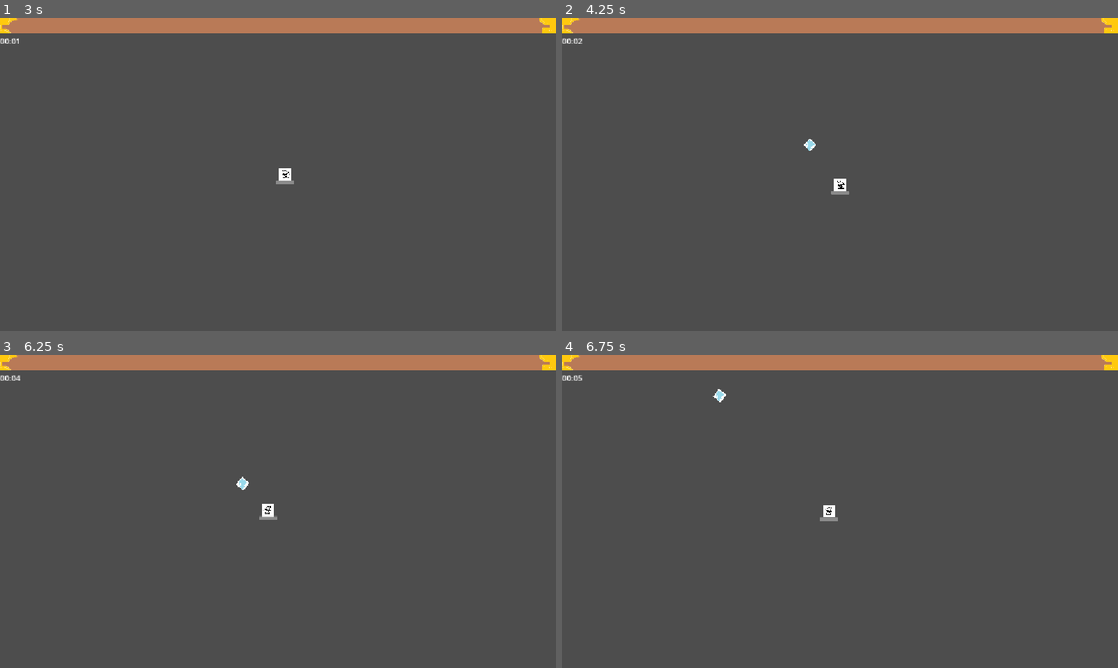
Above: before the commit, frames 1-4 (two rows, left to right).
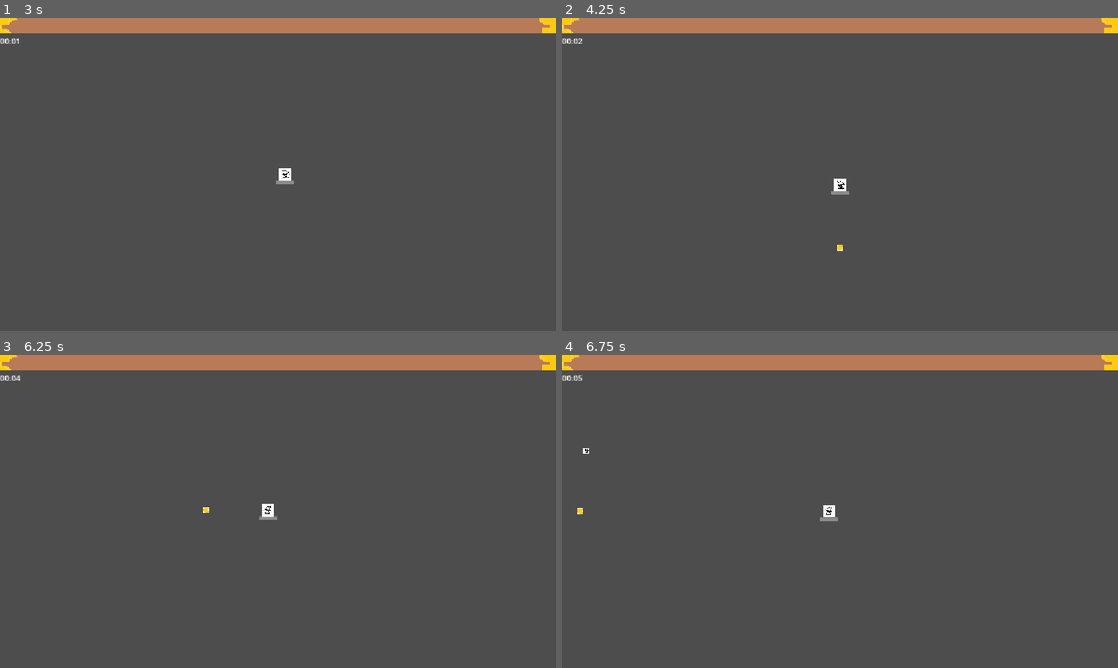
Above: after the commit, the same moments.

Repository: flowerFawn/XP-Based-Leveling
Game: Godot game, scene res://scenes/menu/main_menu.tscn
The game is run twice, just before and just after one commit, with the same random seed, the same clock (stepped at 60 frames per second) and the same inputs. The engine's default icon, where the game draws it, is replaced by a stand-in: a white triangle on a blue panel in a dark square. Sound files missing from this copy of the repository are replaced by a short silence.
Inputs (mouse positions are in pixels of both pictures, inside the frame that each line leads up to):
- Up to frame 1 (3 s): click (105, 115) at 0.5 s; click (166, 55) at 1.25 s; click "Begin!" at 2 s; tap Enter at 2.75 s; hold D (player_right) from 2.78 s (still down)
- Up to frame 2 (4.25 s): release D (player_right) at 3.53 s; hold S (player_down) from 3.53 s (still down)
- Up to frame 3 (6.25 s): release S (player_down) at 4.28 s; hold D (player_right) 4.28-5.03 s; tap Space at 5 s; hold W (player_up) 5.03-5.78 s; hold A (player_left) from 5.78 s (still down)
- Up to frame 4 (6.75 s): keep holding A (player_left)

Frame 1 is identical in both runs. In frame 2, less than 0.1% of the frame differs, in the area x 43-51%, y 38-75%; in frame 3, less than 0.1%; in frame 4, less than 0.1%, in the area x 2-30%, y 10-51%.

Commit message:
added offset, and improved ability chance calculations
chance for an ability is now based on (the reciprocal of) the square root of level, rather than (the reciprocal of) the level

Diff:
--- a/resources/ability pools/archmage.tres
+++ b/resources/ability pools/archmage.tres
@@ -1,15 +1,16 @@
-[gd_resource type="Resource" script_class="AbilityPool" load_steps=9 format=3 uid="uid://bwwyvlsexinen"]
+[gd_resource type="Resource" script_class="AbilityPool" load_steps=10 format=3 uid="uid://bwwyvlsexinen"]
 
 [ext_resource type="Script" uid="uid://i4vxs0c4oet7" path="res://scripts/resources/base resources/player_ability.gd" id="1_xsy38"]
 [ext_resource type="Script" uid="uid://cppbyt13invqd" path="res://scripts/resources/base resources/ability_pool.gd" id="2_8mi3s"]
-[ext_resource type="Resource" uid="uid://ciomfgvjduepp" path="res://resources/spell/bolt_1.tres" id="2_leepg"]
+[ext_resource type="Resource" uid="uid://ciomfgvjduepp" path="res://resources/spell/magic_missile_1.tres" id="2_b3faa"]
 [ext_resource type="Resource" uid="uid://7vmgb80p33sl" path="res://resources/spell/shard_1.tres" id="3_b3faa"]
 [ext_resource type="Resource" uid="uid://bb3wur6d4qxcf" path="res://resources/spell/windslash_1.tres" id="4_ootwi"]
 [ext_resource type="Resource" uid="uid://buu4u5w3e3yf3" path="res://resources/magic_items/bnb_handbook_1.tres" id="5_sbktm"]
 [ext_resource type="Resource" uid="uid://fdx6pmmkh50r" path="res://resources/magic_items/teachers_pet_1.tres" id="6_nowvb"]
 [ext_resource type="Resource" uid="uid://cnpu8eq5ibo8b" path="res://resources/magic_items/crystal_collection_1.tres" id="7_wmgg2"]
+[ext_resource type="Resource" uid="uid://cbh1n057q23bg" path="res://resources/spell/firebolt_1.tres" id="8_ootwi"]
 
 [resource]
 script = ExtResource("2_8mi3s")
-abilities = Array[ExtResource("1_xsy38")]([ExtResource("2_leepg"), ExtResource("3_b3faa"), ExtResource("4_ootwi"), ExtResource("5_sbktm"), ExtResource("6_nowvb"), ExtResource("7_wmgg2")])
+abilities = Array[ExtResource("1_xsy38")]([ExtResource("2_b3faa"), ExtResource("3_b3faa"), ExtResource("4_ootwi"), ExtResource("5_sbktm"), ExtResource("6_nowvb"), ExtResource("7_wmgg2"), ExtResource("8_ootwi")])
 metadata/_custom_type_script = "uid://cppbyt13invqd"
--- a/resources/ability pools/standard.tres
+++ b/resources/ability pools/standard.tres
@@ -1,15 +1,16 @@
-[gd_resource type="Resource" script_class="AbilityPool" load_steps=9 format=3 uid="uid://bpa7drmk0sban"]
+[gd_resource type="Resource" script_class="AbilityPool" load_steps=10 format=3 uid="uid://bpa7drmk0sban"]
 
 [ext_resource type="Script" uid="uid://i4vxs0c4oet7" path="res://scripts/resources/base resources/player_ability.gd" id="1_yyggw"]
 [ext_resource type="Script" uid="uid://cppbyt13invqd" path="res://scripts/resources/base resources/ability_pool.gd" id="2_8tfyf"]
 [ext_resource type="Resource" uid="uid://7vmgb80p33sl" path="res://resources/spell/shard_1.tres" id="2_y8ce4"]
-[ext_resource type="Resource" uid="uid://ciomfgvjduepp" path="res://resources/spell/bolt_1.tres" id="3_in45v"]
+[ext_resource type="Resource" uid="uid://ciomfgvjduepp" path="res://resources/spell/magic_missile_1.tres" id="3_in45v"]
 [ext_resource type="Resource" uid="uid://dh4308dsgb1xc" path="res://resources/spell/earthquake_1.tres" id="4_mqlwa"]
 [ext_resource type="Resource" uid="uid://bb3wur6d4qxcf" path="res://resources/spell/windslash_1.tres" id="5_s4t2w"]
 [ext_resource type="Resource" uid="uid://cnpu8eq5ibo8b" path="res://resources/magic_items/crystal_collection_1.tres" id="6_8tevm"]
 [ext_resource type="Resource" uid="uid://buu4u5w3e3yf3" path="res://resources/magic_items/bnb_handbook_1.tres" id="7_ymv1d"]
+[ext_resource type="Resource" uid="uid://cbh1n057q23bg" path="res://resources/spell/firebolt_1.tres" id="8_mqlwa"]
 
 [resource]
 script = ExtResource("2_8tfyf")
-abilities = Array[ExtResource("1_yyggw")]([ExtResource("2_y8ce4"), ExtResource("3_in45v"), ExtResource("4_mqlwa"), ExtResource("5_s4t2w"), ExtResource("6_8tevm"), ExtResource("7_ymv1d")])
+abilities = Array[ExtResource("1_yyggw")]([ExtResource("2_y8ce4"), ExtResource("3_in45v"), ExtResource("4_mqlwa"), ExtResource("5_s4t2w"), ExtResource("6_8tevm"), ExtResource("7_ymv1d"), ExtResource("8_mqlwa")])
 metadata/_custom_type_script = "uid://cppbyt13invqd"
--- a/resources/characters/archmage.tres
+++ b/resources/characters/archmage.tres
@@ -3,8 +3,8 @@
 [ext_resource type="Texture2D" uid="uid://clmxcj044sejr" path="res://assets/placeholders/big_wizard_placeholder.png" id="1_3fcys"]
 [ext_resource type="Script" uid="uid://dse7vf0l5vfv0" path="res://scripts/resources/base resources/character.gd" id="1_bsn0i"]
 [ext_resource type="Resource" uid="uid://fdx6pmmkh50r" path="res://resources/magic_items/teachers_pet_1.tres" id="2_gurd5"]
-[ext_resource type="Resource" uid="uid://ciomfgvjduepp" path="res://resources/spell/bolt_1.tres" id="3_3fcys"]
 [ext_resource type="Resource" uid="uid://bwwyvlsexinen" path="res://resources/ability pools/archmage.tres" id="4_62uj4"]
+[ext_resource type="Resource" uid="uid://cbh1n057q23bg" path="res://resources/spell/firebolt_1.tres" id="5_3fcys"]
 
 [sub_resource type="SpriteFrames" id="SpriteFrames_tkcu6"]
 
@@ -12,7 +12,7 @@
 script = ExtResource("1_bsn0i")
 name = "Archmage"
 starting_ability_pool = ExtResource("4_62uj4")
-starting_spell = ExtResource("3_3fcys")
+starting_spell = ExtResource("5_3fcys")
 starting_magic_item = ExtResource("2_gurd5")
 animations = SubResource("SpriteFrames_tkcu6")
 icon = ExtResource("1_3fcys")
--- a/resources/characters/shard.tres
+++ b/resources/characters/shard.tres
@@ -3,7 +3,7 @@
 [ext_resource type="Texture2D" uid="uid://n0tbfppan7pj" path="res://assets/placeholders/shard.png" id="1_o8s6k"]
 [ext_resource type="Script" uid="uid://dse7vf0l5vfv0" path="res://scripts/resources/base resources/character.gd" id="1_orhn5"]
 [ext_resource type="Resource" uid="uid://bpa7drmk0sban" path="res://resources/ability pools/standard.tres" id="3_q8oqf"]
-[ext_resource type="Resource" uid="uid://cmuy48b8p10l" path="res://resources/spell/magic_revolver_1.tres" id="4_xv5lu"]
+[ext_resource type="Resource" uid="uid://cmuy48b8p10l" path="res://resources/magic_items/magic_revolver_1.tres" id="4_xv5lu"]
 [ext_resource type="Resource" uid="uid://7vmgb80p33sl" path="res://resources/spell/shard_1.tres" id="5_8xpge"]
 
 [resource]
--- a/resources/spell/magic_revolver_1.tres
+++ b/resources/magic_items/magic_revolver_1.tres
@@ -1,7 +1,7 @@
 [gd_resource type="Resource" script_class="MIMagicalRevolver" load_steps=3 format=3 uid="uid://cmuy48b8p10l"]
 
 [ext_resource type="Script" uid="uid://bfk2l7r80cua0" path="res://scripts/resources/inherited resources/magic items/usable/magic_revolver.gd" id="1_7wp3f"]
-[ext_resource type="Resource" uid="uid://pav17delc8ek" path="res://resources/spell/magic_revolver_2.tres" id="1_x46nu"]
+[ext_resource type="Resource" uid="uid://pav17delc8ek" path="res://resources/magic_items/magic_revolver_2.tres" id="1_x46nu"]
 
 [resource]
 script = ExtResource("1_7wp3f")
--- /dev/null
+++ b/resources/spell/firebolt_1.tres
@@ -0,0 +1,20 @@
+[gd_resource type="Resource" script_class="SpellFirebolt" load_steps=5 format=3 uid="uid://cbh1n057q23bg"]
+
+[ext_resource type="Resource" uid="uid://bgjeubtbe8w1i" path="res://resources/spell/firebolt_2.tres" id="1_gcpki"]
+[ext_resource type="Script" uid="uid://ov4ev345t4bi" path="res://scripts/resources/inherited resources/spells/s_firebolt.gd" id="1_ho251"]
+[ext_resource type="Texture2D" uid="uid://cucf5rt5657d0" path="res://assets/placeholders/firebolt.png" id="2_7l7hj"]
+
+[sub_resource type="CircleShape2D" id="CircleShape2D_gcpki"]
+radius = 30.0
+
+[resource]
+script = ExtResource("1_ho251")
+cooldown = 1.0
+damage = 7.0
+projectile_speed = 60.0
+projectile_pierce = 1
+multi_projectile_delay = 0.1
+shape = SubResource("CircleShape2D_gcpki")
+texture = ExtResource("2_7l7hj")
+next_upgrade = ExtResource("1_gcpki")
+metadata/_custom_type_script = "uid://ov4ev345t4bi"
--- /dev/null
+++ b/resources/spell/firebolt_2.tres
@@ -0,0 +1,20 @@
+[gd_resource type="Resource" script_class="SpellFirebolt" load_steps=4 format=3 uid="uid://bgjeubtbe8w1i"]
+
+[ext_resource type="Script" uid="uid://ov4ev345t4bi" path="res://scripts/resources/inherited resources/spells/s_firebolt.gd" id="1_8ddda"]
+[ext_resource type="Texture2D" uid="uid://cucf5rt5657d0" path="res://assets/placeholders/firebolt.png" id="2_q0q15"]
+
+[sub_resource type="CircleShape2D" id="CircleShape2D_gcpki"]
+radius = 30.0
+
+[resource]
+script = ExtResource("1_8ddda")
+cooldown = 1.0
+damage = 7.0
+projectile_speed = 60.0
+projectile_count = 2
+projectile_pierce = 1
+multi_projectile_delay = 0.1
+shape = SubResource("CircleShape2D_gcpki")
+texture = ExtResource("2_q0q15")
+level = 2
+metadata/_custom_type_script = "uid://ov4ev345t4bi"
--- a/resources/spell/bolt_1.tres
+++ b/resources/spell/magic_missile_1.tres
@@ -1,7 +1,7 @@
-[gd_resource type="Resource" script_class="SpellBolt" load_steps=5 format=3 uid="uid://ciomfgvjduepp"]
+[gd_resource type="Resource" script_class="SpellMagicMissile" load_steps=5 format=3 uid="uid://ciomfgvjduepp"]
 
 [ext_resource type="Script" uid="uid://cyuaiwt5dess3" path="res://scripts/resources/inherited resources/spells/s_bolt.gd" id="1_tpysc"]
-[ext_resource type="Resource" uid="uid://dduhilr7qte0h" path="res://resources/spell/bolt_2.tres" id="1_v0md5"]
+[ext_resource type="Resource" uid="uid://dduhilr7qte0h" path="res://resources/spell/magic_missile_2.tres" id="1_v0md5"]
 [ext_resource type="Texture2D" uid="uid://xmadt3jeoget" path="res://assets/placeholders/bolt.png" id="3_v0md5"]
 
 [sub_resource type="CircleShape2D" id="CircleShape2D_w25f6"]
--- a/resources/spell/bolt_2.tres
+++ b/resources/spell/magic_missile_2.tres
@@ -1,6 +1,6 @@
-[gd_resource type="Resource" script_class="SpellBolt" load_steps=5 format=3 uid="uid://dduhilr7qte0h"]
+[gd_resource type="Resource" script_class="SpellMagicMissile" load_steps=5 format=3 uid="uid://dduhilr7qte0h"]
 
-[ext_resource type="Resource" uid="uid://cvil8snk4wdft" path="res://resources/spell/bolt_3.tres" id="1_psg8p"]
+[ext_resource type="Resource" uid="uid://cvil8snk4wdft" path="res://resources/spell/magic_missile_3.tres" id="1_psg8p"]
 [ext_resource type="Script" uid="uid://cyuaiwt5dess3" path="res://scripts/resources/inherited resources/spells/s_bolt.gd" id="1_y6wjd"]
 [ext_resource type="Texture2D" uid="uid://xmadt3jeoget" path="res://assets/placeholders/bolt.png" id="2_tm2tl"]
 
--- a/resources/spell/bolt_3.tres
+++ b/resources/spell/magic_missile_3.tres
@@ -1,4 +1,4 @@
-[gd_resource type="Resource" script_class="SpellBolt" load_steps=4 format=3 uid="uid://cvil8snk4wdft"]
+[gd_resource type="Resource" script_class="SpellMagicMissile" load_steps=4 format=3 uid="uid://cvil8snk4wdft"]
 
 [ext_resource type="Script" uid="uid://cyuaiwt5dess3" path="res://scripts/resources/inherited resources/spells/s_bolt.gd" id="1_ifegb"]
 [ext_resource type="Texture2D" uid="uid://xmadt3jeoget" path="res://assets/placeholders/bolt.png" id="2_ivx7u"]
--- a/resources/spell/windslash_1.tres
+++ b/resources/spell/windslash_1.tres
@@ -12,14 +12,7 @@
 cooldown = 1.5
 damage = 10.0
 projectile_speed = 400.0
-projectile_count = null
-projectile_pierce = null
-multi_projectile_delay = null
 shape = SubResource("RectangleShape2D_f44ng")
 texture = ExtResource("2_b0tia")
-visual_scale = null
-level_description = null
-level = null
-rarity = null
 next_upgrade = ExtResource("1_iunwg")
 metadata/_custom_type_script = "uid://cpkamubmxnpfa"
--- a/scripts/autoloads/spell_shop.gd
+++ b/scripts/autoloads/spell_shop.gd
@@ -82,5 +82,9 @@
 func update_ability_weights() -> void:
 	current_ability_weights = current_ability_pool.map(calculate_ability_rarity)
 
+##Does the calculation for ability rarity. Believe it or not
+##It is the reciprocal of the square root of the level, all multiplied by the reciprocal of the rarity
+##This calculation should be the most simplified possible version, but mayhaps slow due to the square root?
+##wgaf
 func calculate_ability_rarity(ability:Ability) -> float:
-	return (1.0 / ability.level) * (1.0 / ability.rarity)
+	return (1.0 / (sqrt(ability.level) * ability.rarity))
--- a/scripts/projectile.gd
+++ b/scripts/projectile.gd
@@ -8,8 +8,9 @@
 var active_direction:Vector2
 var remaining_pierce:int
 var start_position
+var position_offset:Vector2
 
-func _init(speed:float, damage:float, shape:Shape2D, direction:Vector2, sprite:Texture2D, max_pierce:int = 0, new_start_position:Vector2 = Vector2.ZERO) -> void:
+func _init(speed:float, damage:float, shape:Shape2D, direction:Vector2, sprite:Texture2D, max_pierce:int = 0, offset:Vector2 = Vector2.ZERO,new_start_position:Vector2 = Vector2.ZERO) -> void:
 	set_collision_layer_value(1, false)
 	set_collision_mask_value(1, false)
 	set_collision_mask_value(2, true)
@@ -23,6 +24,7 @@
 	active_speed = speed
 	active_direction = direction.normalized()
 	remaining_pierce = max_pierce
+	position_offset = offset
 	#not start position is true when it is equal to Vector2.ZERO (0, 0)
 	#this means by default it will begin at the player position
 	if not start_position:
@@ -33,7 +35,7 @@
 
 
 func _ready() -> void:
-	global_position = start_position
+	global_position = start_position + position_offset
 	var decay_timer:Timer = Timer.new()
 	add_child(decay_timer)
 	##Time the projectile exists until it decays
--- a/scripts/resources/base resources/spell.gd
+++ b/scripts/resources/base resources/spell.gd
@@ -43,6 +43,8 @@
 func wait_time(time:float) -> void:
 	await spell_handler.get_tree().create_timer(time).timeout
 
+func get_random_offset(intensity:float = 1.0) -> Vector2:
+	return Vector2(GameInfo.rnd.randi_range(-150, 150), GameInfo.rnd.randi_range(-150, 150)) * intensity
 
 
 #endregion
--- a/scripts/resources/inherited resources/spells/s_bolt.gd
+++ b/scripts/resources/inherited resources/spells/s_bolt.gd
@@ -1,16 +1,17 @@
 extends Spell
-class_name SpellBolt
+class_name SpellMagicMissile
 
 func _init() -> void:
-	ability_name = "Bolt"
+	ability_name = "Magic Missile"
 	base_description = "Shoots a bolt"
 
 func cast() -> void:
 	if not GameInfo.projectile_holder:
 		return
 	for n in range(projectile_count):
-		shoot_bolt()
+		shoot_bolt(n)
 		await wait_time(multi_projectile_delay)
 
-func shoot_bolt():
-	GameInfo.projectile_holder.add_child(PlayerProjectile.new(projectile_speed, damage, shape, get_direction_to_nearest_enemy(), texture, projectile_pierce))
+func shoot_bolt(n:int):
+	GameInfo.projectile_holder.add_child(PlayerProjectile.new(
+projectile_speed, damage, shape, get_direction_to_nearest_enemy(), texture, projectile_pierce, get_random_offset(clampi(n, 0, 1))))
--- /dev/null
+++ b/scripts/resources/inherited resources/spells/s_firebolt.gd
@@ -0,0 +1,17 @@
+extends Spell
+class_name SpellFirebolt
+
+func _init() -> void:
+	base_description = "Shoots firebolts based on your orientations"
+	ability_name = "Firebolt"
+
+func cast() -> void:
+	if not GameInfo.projectile_holder:
+		return
+	for n in range(projectile_count):
+		shoot_firebolt(n)
+		await spell_handler.get_tree().create_timer(multi_projectile_delay).timeout
+
+func shoot_firebolt(n:int):
+	GameInfo.projectile_holder.add_child(PlayerProjectile.new(
+		projectile_speed, damage, shape, player.accurate_orientation, texture, projectile_pierce, get_random_offset(clampi(n, 0, 1))))
Binary file added: assets/placeholders/firebolt.png
Not shown, added: assets/placeholders/firebolt.png.import
Renamed: resources/spell/magic_revolver_2.tres -> resources/magic_items/magic_revolver_2.tres
Not shown, added: scripts/resources/inherited resources/spells/s_firebolt.gd.uid
